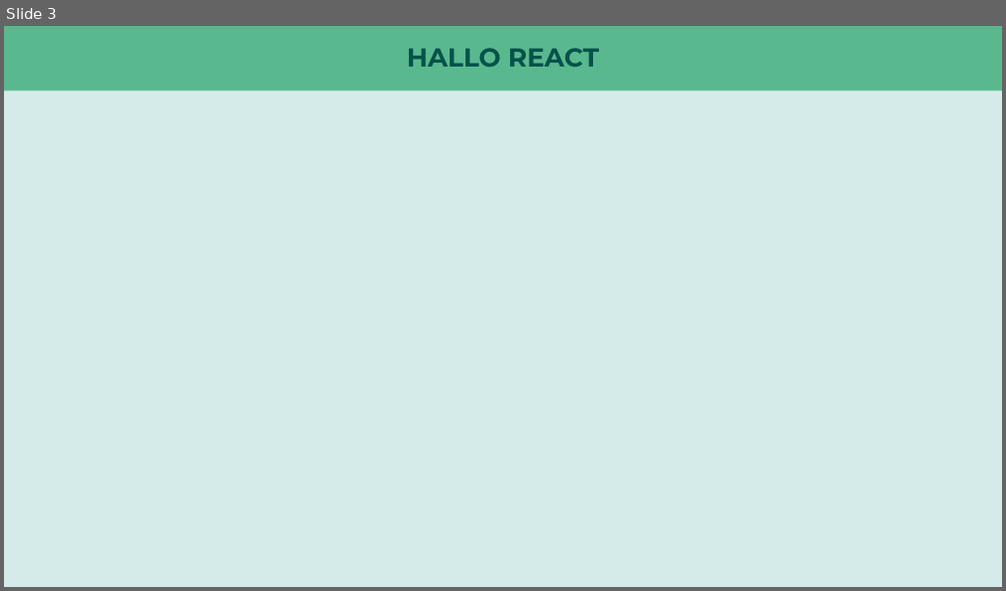
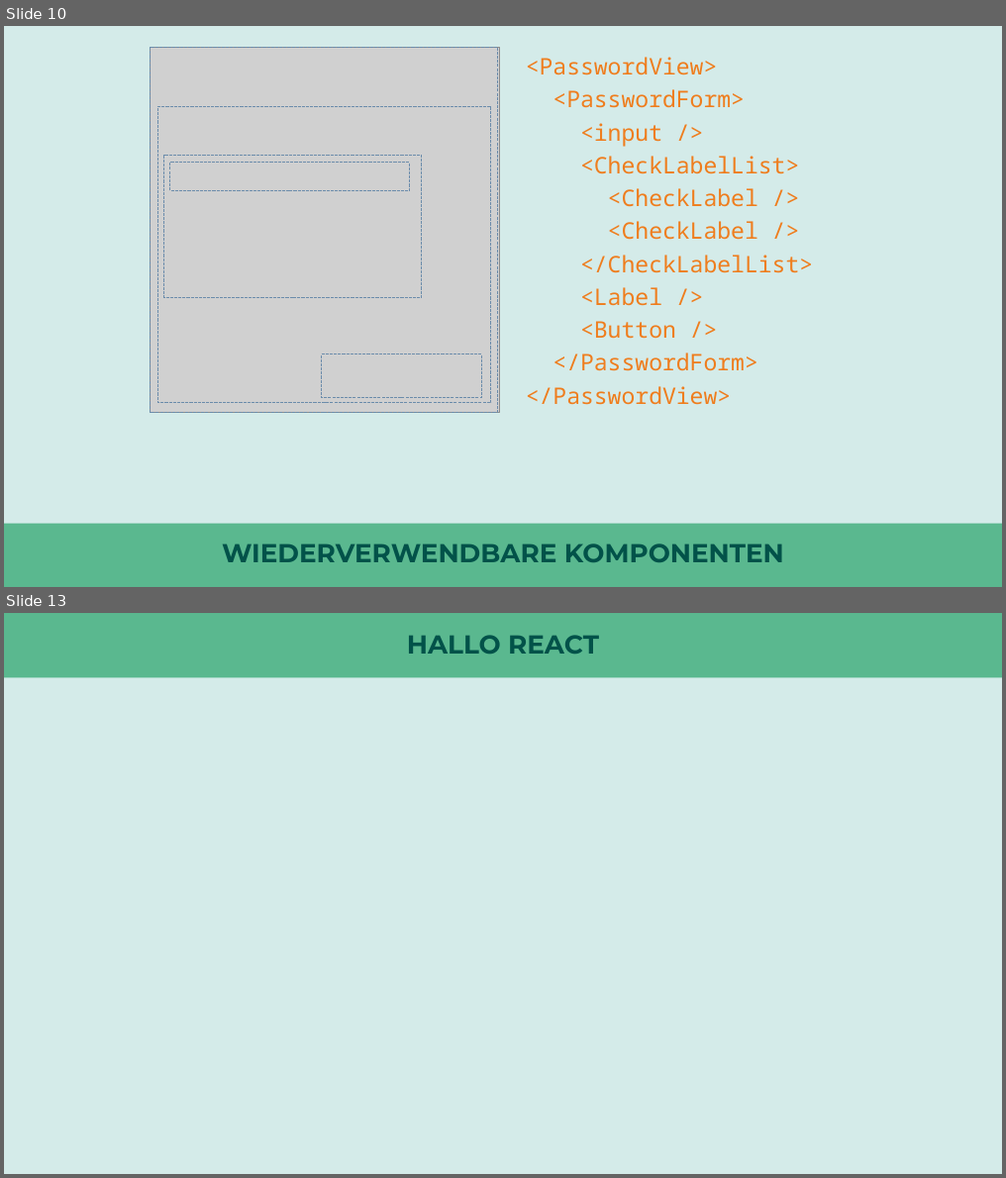
Before and after one commit to nilshartmann/react-talk, a slide deck: react-talk.pptx. Shown one above the other, each under a label of ours: slide 3 before the commit, slides 10 and 13 after it; the slides between them are not shown. The pictures are 1006x591 and 1006x1178 pixels, drawn with LibreOffice and Linux fonts; fonts in the diff are those of the drawing; grey boxes stand for pictures. Boxes give left, top, right and bottom in pixels: in the first picture for what was removed or moved away, otherwise in the second. Text is boxed around its words. In the diff, an @@ line names an element or a change of style, - is before the commit and + after.

```diff
--- a/react-talk.pptx
+++ b/react-talk.pptx
@@ slide 10 added at (4, 26, 1002, 587), background #D4EBE9 @@
@@ group added at (150, 47, 500, 412): 5 rectangles, 1 picture @@
@@ text added at (526, 57, 813, 405), 22 pt, text #EF7D1D @@
+<PasswordView>
+<PasswordForm>
+<input />
+<CheckLabelList>
+<CheckLabel />
+<CheckLabel />
+</CheckLabelList>
+<Label />
+<Button />
+</PasswordForm>
+</PasswordView>
@@ rectangle added at (4, 524, 1002, 587), fill #5AB88F @@
@@ title added at (222, 544, 784, 563), 25 pt, text #025249, bold @@
+WIEDERVERWENDBARE KOMPONENTEN
@@ what was slide 3 is now slide 13 @@
```
Also in this commit, not shown: 1 slide changed, 9 other slides added, 13 other files.
